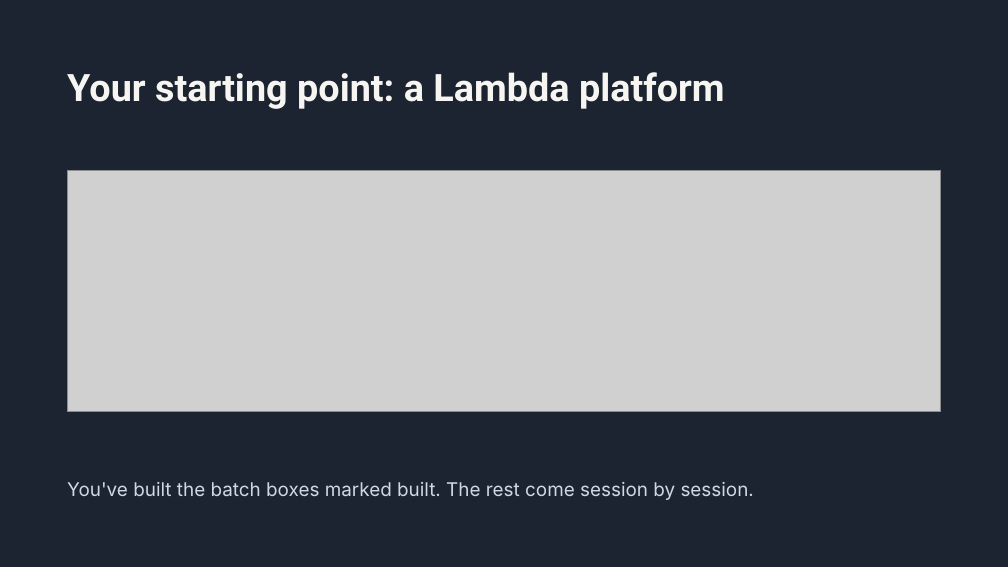
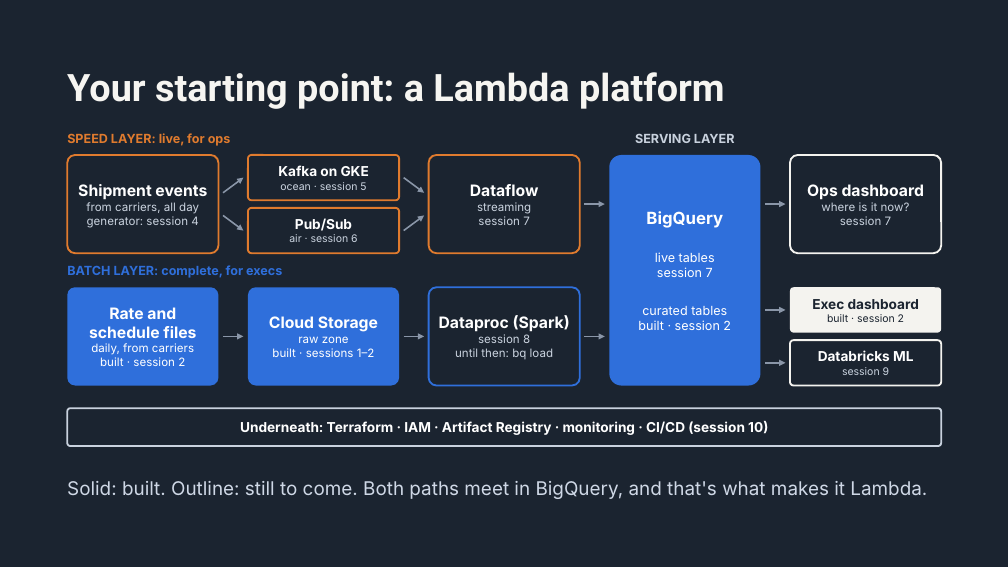
Before and after one commit to 1768SAIKUMAR/cloud-computing-srh, a slide deck: slide 12 of sessions/03-batch-streams-and-architecture-patterns/slides/session-03-batch-streams-and-architecture-patterns.pptx. Drawn at 1008x567 pixels with LibreOffice and Linux fonts; fonts in the diff are those of the drawing; grey boxes stand for pictures. Boxes give left, top, right and bottom in pixels: in the first picture for what was removed or moved away, otherwise in the second. Text is boxed around its words. In the diff, an @@ line names an element or a change of style, - is before the commit and + after.

```diff
--- a/sessions/03-batch-streams-and-architecture-patterns/slides/session-03-batch-streams-and-architecture-patterns.pptx
+++ b/sessions/03-batch-streams-and-architecture-patterns/slides/session-03-batch-streams-and-architecture-patterns.pptx
@@ text added at <box>67,133,231,146</box>, 12 pt, text #E07B2E, bold @@
+SPEED LAYER: live, for ops
@@ text added at <box>635,134,735,143</box>, 12 pt, text #C9D2DE, bold @@
+SERVING LAYER
@@ picture removed at <box>67,170,941,411</box> @@
@@ rounded rectangle added at <box>67,155,219,253</box>, fill #1B2430, outline #E07B2E 1.75 pt, 11 pt, text #C9D2DE @@
+Shipment events
+from carriers, all day
+generator: session 4
@@ arrow added from (223, 193) to (243, 178), #8A96A8 1.5 pt @@
@@ rounded rectangle added at <box>248,155,399,200</box>, fill #1B2430, outline #E07B2E 1.75 pt, 10 pt, text #C9D2DE @@
+Kafka on GKE
+ocean · session 5
@@ arrow added from (404, 178) to (424, 193), #8A96A8 1.5 pt @@
@@ rounded rectangle added at <box>429,155,580,253</box>, fill #1B2430, outline #E07B2E 1.75 pt, 11 pt, text #C9D2DE @@
+Dataflow
+streaming
+session 7
@@ rounded rectangle added at <box>609,155,761,386</box>, fill #2F6FDB, 12 pt, text #FFFFFF @@
+BigQuery
+live tables
+session 7
+curated tables
+built · session 2
@@ rounded rectangle added at <box>790,155,941,253</box>, fill #1B2430, outline #F4F3EF 1.75 pt, 11 pt, text #C9D2DE @@
+Ops dashboard
+where is it now?
+session 7
@@ rounded rectangle added at <box>248,208,399,253</box>, fill #1B2430, outline #E07B2E 1.75 pt, 10 pt, text #C9D2DE @@
+Pub/Sub
+air · session 6
@@ arrow added from (585, 204) to (605, 204), #8A96A8 1.5 pt @@
@@ arrow added from (765, 204) to (786, 204), #8A96A8 1.5 pt @@
@@ arrow added from (223, 216) to (243, 231), #8A96A8 1.5 pt @@
@@ arrow added from (404, 231) to (424, 216), #8A96A8 1.5 pt @@
@@ text added at <box>67,265,282,278</box>, 12 pt, text #2F6FDB, bold @@
+BATCH LAYER: complete, for execs
@@ rounded rectangle added at <box>67,287,219,386</box>, fill #2F6FDB, 11 pt, text #FFFFFF @@
+Rate and schedule files
+daily, from carriers
+built · session 2
@@ rounded rectangle added at <box>248,287,399,386</box>, fill #2F6FDB, 11 pt, text #FFFFFF @@
+Cloud Storage
+raw zone
+built · sessions 1–2
@@ rounded rectangle added at <box>429,287,580,386</box>, fill #1B2430, outline #2F6FDB 1.75 pt, 11 pt, text #C9D2DE @@
+Dataproc (Spark)
+session 8
+until then: bq load
@@ rounded rectangle added at <box>790,287,941,333</box>, fill #F4F3EF, 10 pt, text #1B2430 @@
+Exec dashboard
+built · session 2
@@ arrow added from (765, 310) to (786, 310), #8A96A8 1.5 pt @@
@@ arrow added from (223, 337) to (243, 337), #8A96A8 1.5 pt @@
@@ arrow added from (404, 337) to (424, 337), #8A96A8 1.5 pt @@
@@ arrow added from (585, 337) to (605, 337), #8A96A8 1.5 pt @@
@@ rounded rectangle added at <box>790,340,941,386</box>, fill #1B2430, outline #F4F3EF 1.75 pt, 13 pt, text #FFFFFF, bold @@
+Databricks ML
+session 9
@@ arrow added from (765, 363) to (786, 363), #8A96A8 1.5 pt @@
@@ rounded rectangle added at <box>67,408,941,446</box>, fill #1B2430, outline #C9D2DE 1.75 pt, 13 pt, text #FFFFFF, bold @@
+Underneath: Terraform · IAM · Artifact Registry · monitoring · CI/CD (session 10)
@@ text at <box>67,481,927,499</box>: text changed @@
-You've built the batch boxes marked built. The rest come session by session.
+Solid: built. Outline: still to come. Both paths meet in BigQuery, and that's what makes it Lambda.
```
Also in this commit, not shown: 9 other slides changed.
